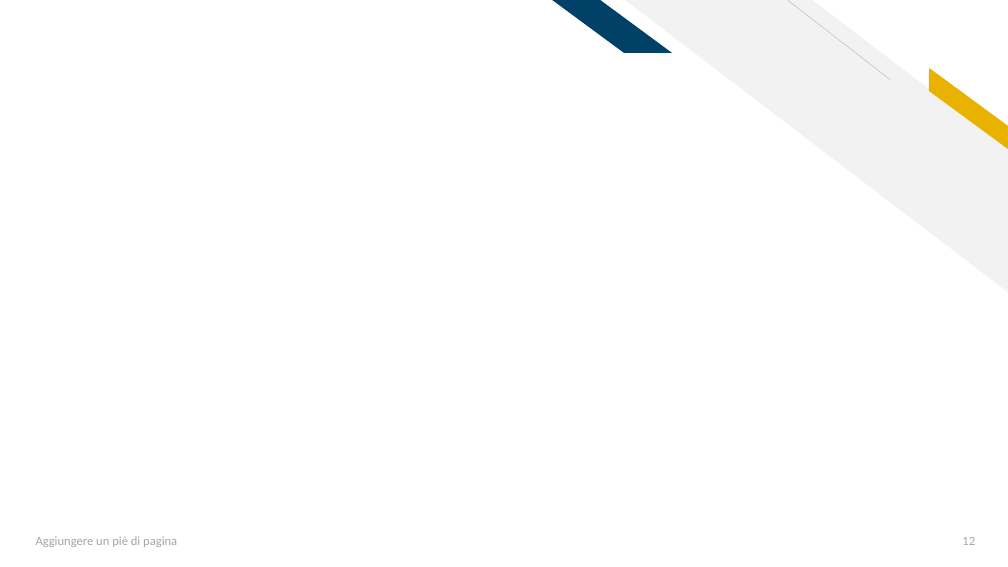
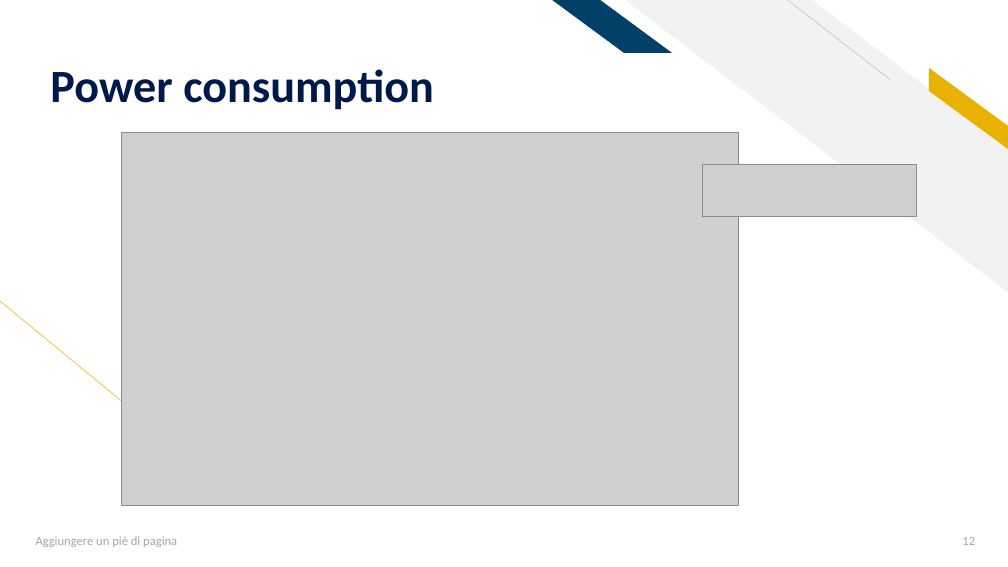
Before and after one commit to AleFire99/AES-git-repo, a slide deck: slide 12 of Aes_Project_2021_2022.pptx. Drawn at 1008x567 pixels with LibreOffice and Linux fonts; fonts in the diff are those of the drawing; grey boxes stand for pictures. Boxes give left, top, right and bottom in pixels: in the first picture for what was removed or moved away, otherwise in the second. Text is boxed around its words. In the diff, an @@ line names an element or a change of style, - is before the commit and + after.

```diff
--- a/Aes_Project_2021_2022.pptx
+++ b/Aes_Project_2021_2022.pptx
@@ title added at box(50, 69, 434, 110), 44 pt, text #00194C, bold @@
+Power consumption
@@ picture added at box(121, 132, 739, 505) @@
@@ picture added at box(702, 164, 917, 216) @@
@@ line added from (157, 430) to (0, 300), #EAB200 0.5 pt @@
```
Also in this commit, not shown: 13 other slides changed, 4 slides added, 1 slide removed, 2 other files.
